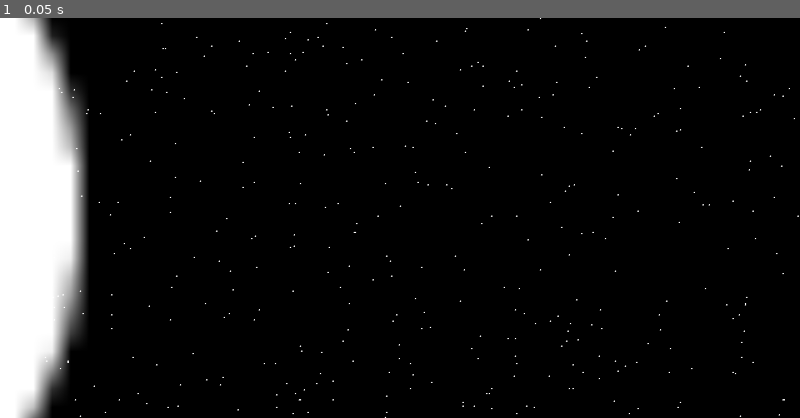
Above: before the commit, frame 1.
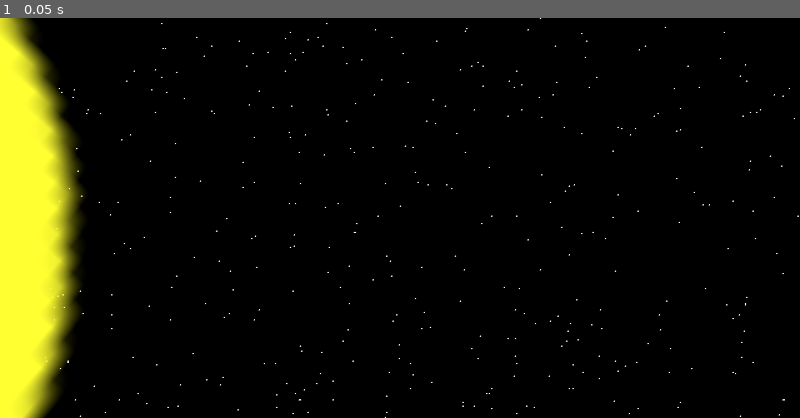
Above: after the commit, the same moment.

Repository: iapetos163/kenney-jam-2023
Game: Godot game, scene res://scene/star_system.tscn
The game is run twice, just before and just after one commit, with the same random seed, the same clock (stepped at 60 frames per second) and the same inputs.
Inputs:
- Up to frame 1 (0.05 s): no input

The runs differ from the first frame. In frame 1, 9.7% of the frame differs, in the area x 0-11%, y 0-100%.

Commit message:
Glowing sun

Diff:
--- a/scene/star_system.tscn
+++ b/scene/star_system.tscn
@@ -27,6 +27,13 @@
 sources/1 = SubResource("TileSetAtlasSource_0ekuj")
 sources/2 = SubResource("TileSetAtlasSource_go5j7")
 
+[sub_resource type="Environment" id="Environment_ertxg"]
+background_mode = 3
+glow_enabled = true
+glow_intensity = 1.91
+glow_strength = 2.0
+glow_blend_mode = 0
+
 [node name="star_system" type="Node2D"]
 material = SubResource("CanvasItemMaterial_vgfi8")
 
@@ -42,6 +49,11 @@
 layer_0/tile_data = PackedInt32Array(20643839, 2, 0, 12582912, 2, 0, 9371652, 2, 0, 3670021, 2, 0, 5963781, 2, 0, 57016 …(6268 unchanged characters)…
 
 [node name="FightJ" type="Sprite2D" parent="."]
-position = Vector2(-645, 311)
+modulate = Color(2, 1.5, 0.2, 1)
+position = Vector2(-648, 315)
+rotation = 0.714349
 scale = Vector2(29.735, 29.735)
 texture = ExtResource("4_abosc")
+
+[node name="WorldEnvironment" type="WorldEnvironment" parent="."]
+environment = SubResource("Environment_ertxg")
Not shown: 1 places in scene/star_system.tscn that only renumber resources
